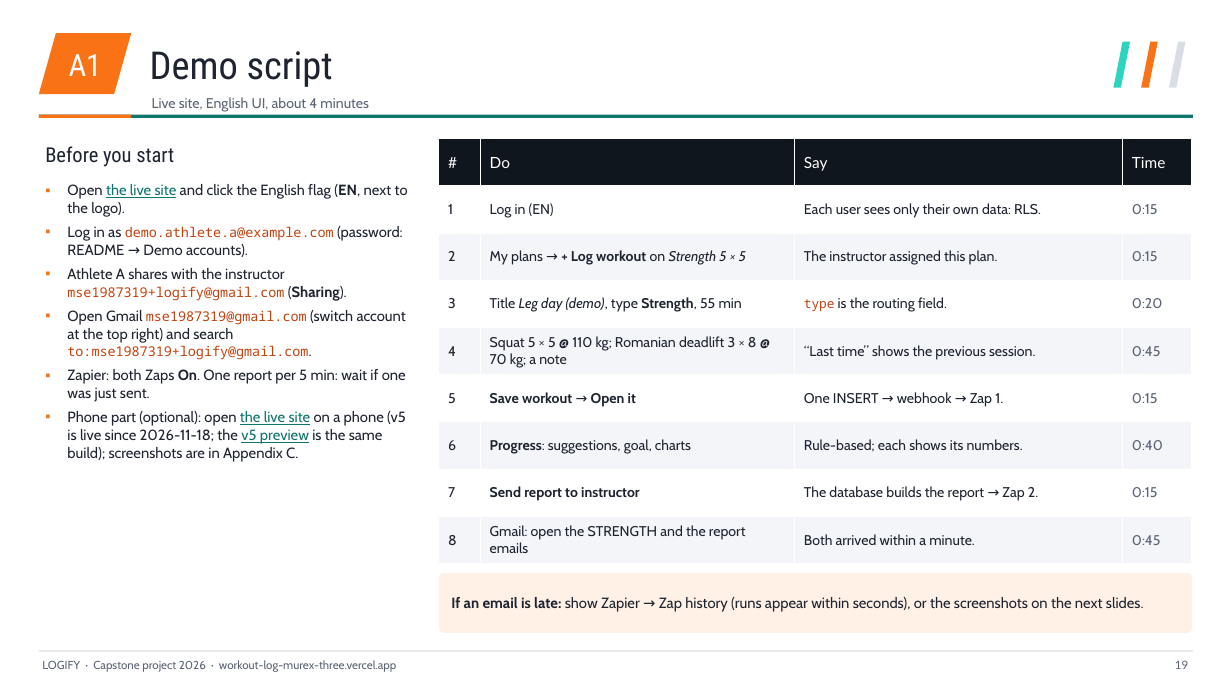
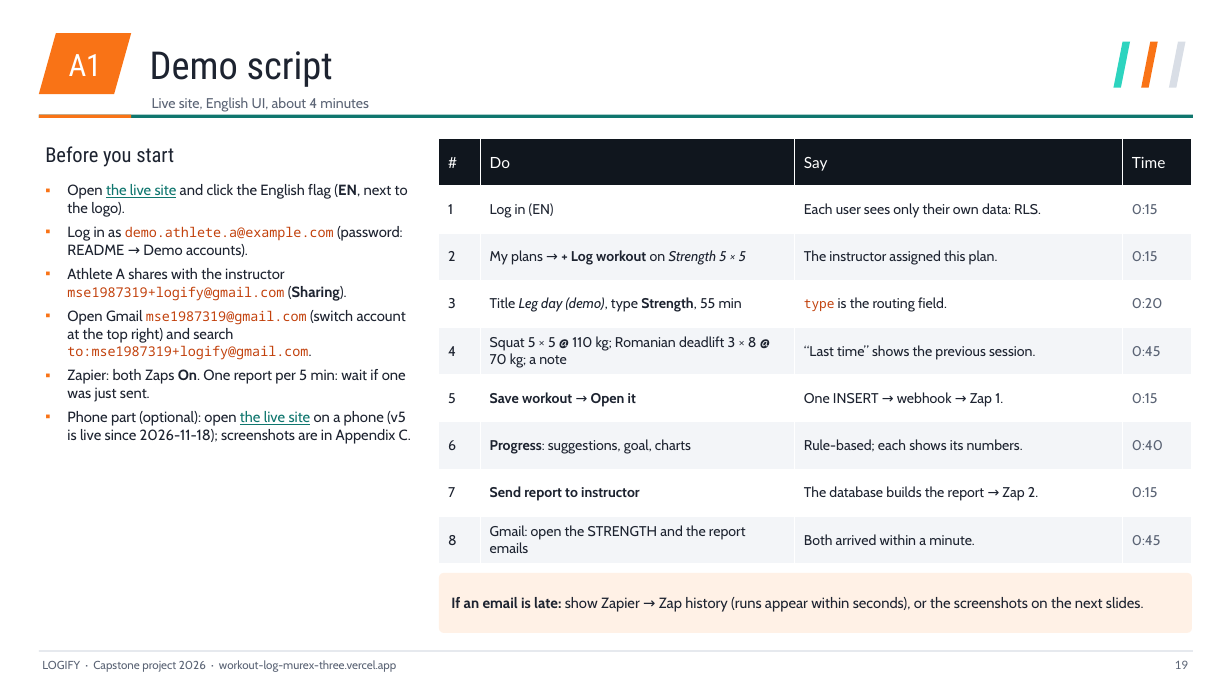
Before and after one commit to mse1987319-png/workout-log, a slide deck: slide 19 of _task/results/Logify_EN.pptx. Drawn at 1232x693 pixels with LibreOffice and Linux fonts; fonts in the diff are those of the drawing. Boxes give left, top, right and bottom in pixels: in the first picture for what was removed or moved away, otherwise in the second. Text is boxed around its words. In the diff, an @@ line names an element or a change of style, - is before the commit and + after.

```diff
--- a/_task/results/Logify_EN.pptx
+++ b/_task/results/Logify_EN.pptx
@@ text at [67,411,411,444]: text changed @@
-▪ Phone part (optional): open the live site on a phone (v5 is live since 2026-11-18; the v5 preview is the same build); screenshots are in Appendix C.
+▪ Phone part (optional): open the live site on a phone (v5 is live since 2026-11-18); screenshots are in Appendix C.
```
Also in this commit, not shown: 2 other slides changed, 6 other files.
